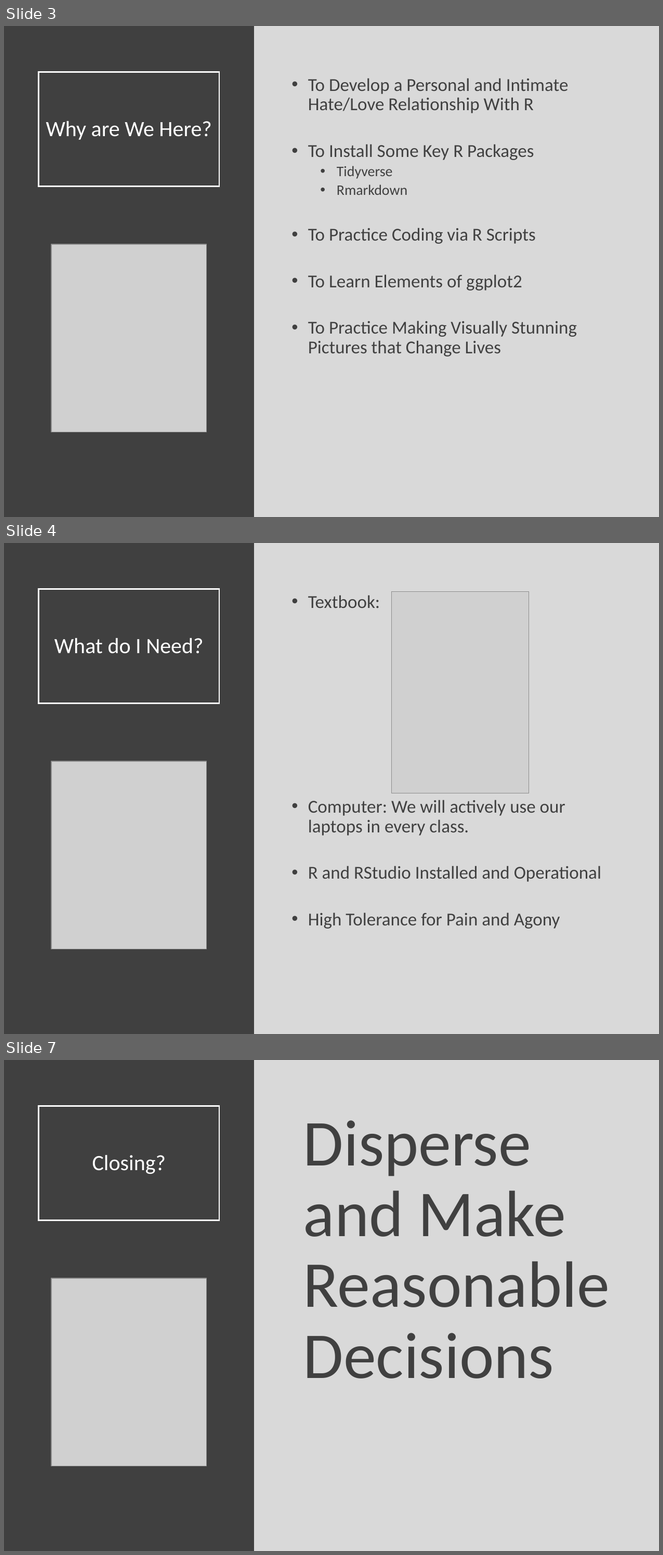
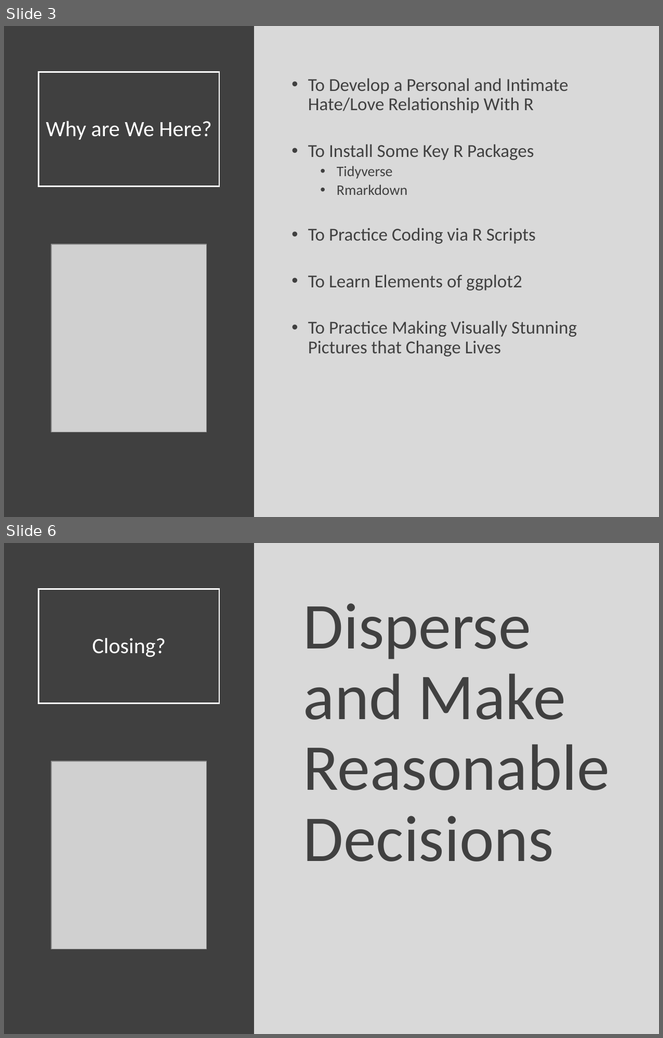
Before and after one commit to Yixf-Self/STOR320_WEBSITE, a slide deck: Lectures/Lecture 2/STOR 320 Lecture 2.pptx. Shown one above the other, each under a label of ours: slides 3, 4 and 7 before the commit, slides 3 and 6 after it; the slides between them are not shown. The pictures are 663x1555 and 663x1038 pixels, drawn with LibreOffice and Linux fonts; fonts in the diff are those of the drawing; grey boxes stand for pictures. Boxes give left, top, right and bottom in pixels: in the first picture for what was removed or moved away, otherwise in the second. Text is boxed around its words. In the diff, an @@ line names an element or a change of style, - is before the commit and + after.

```diff
--- a/Lectures/Lecture 2/STOR 320 Lecture 2.pptx
+++ b/Lectures/Lecture 2/STOR 320 Lecture 2.pptx
@@ slide 4 removed at (4, 543, 659, 1034), background #D9D9D9 @@
@@ rectangle removed at (4, 543, 254, 1034) @@
@@ title removed at (39, 589, 220, 704) @@
-What do I Need?
@@ text removed at (308, 595, 601, 929) @@
-• Textbook:
-• Computer: We will actively use our laptops in every class.
-• R and RStudio Installed and Operational
-• High Tolerance for Pain and Agony
@@ picture removed at (392, 591, 530, 793) @@
@@ picture removed at (51, 761, 206, 949) @@
@@ what was slide 7 is now slide 6 @@
```
Also in this commit, not shown: 1 slide changed, 2 slides added, 2 other slides removed, 9 other files.
